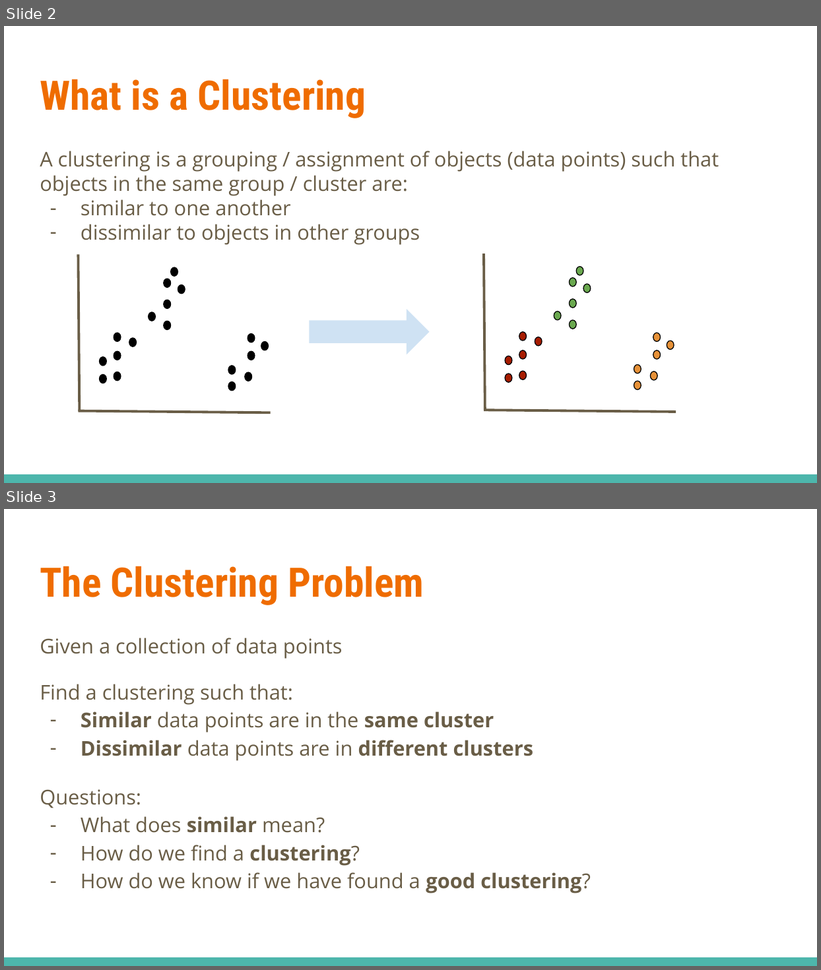
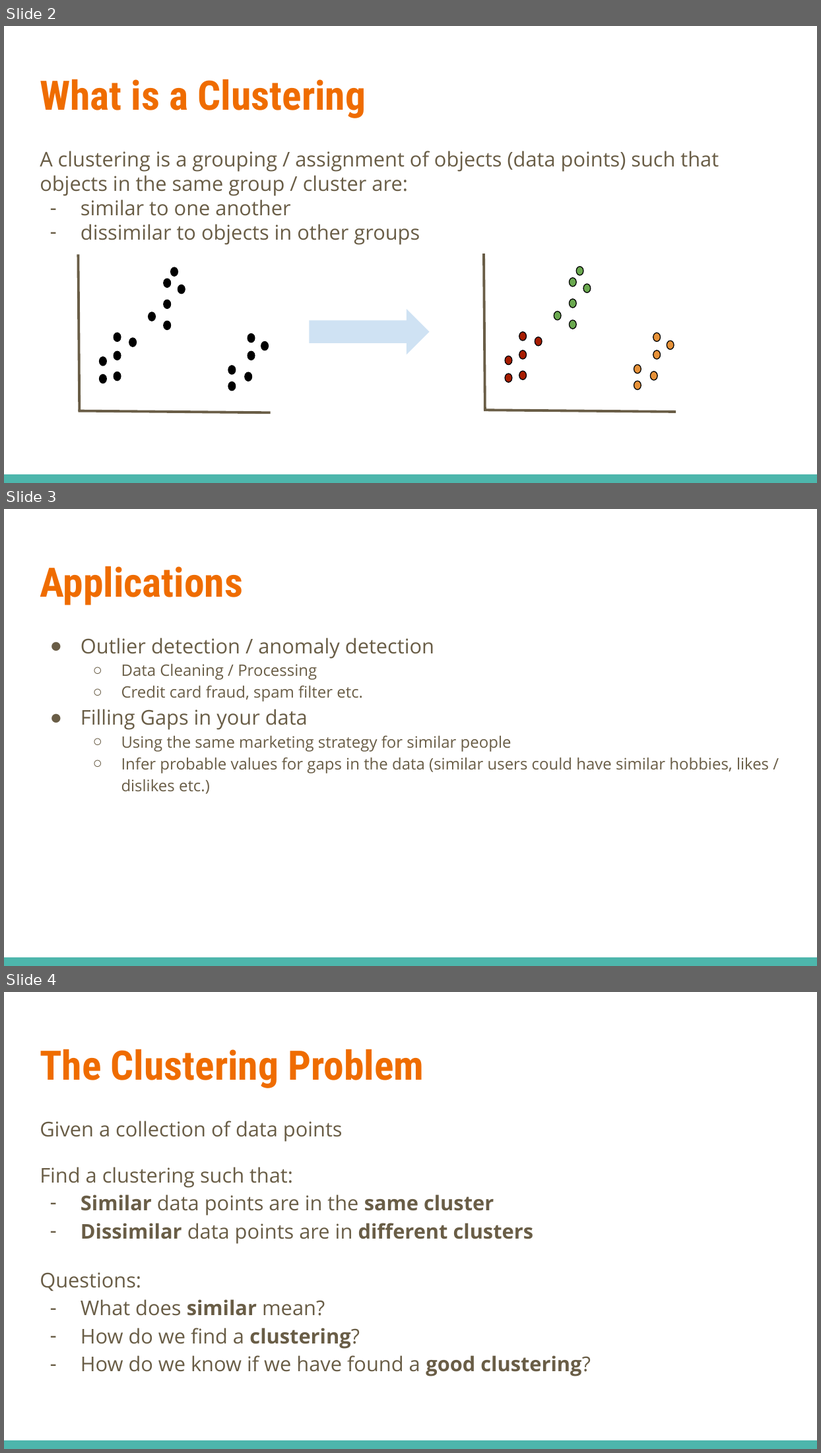
Before and after one commit to ruyuyan99/CS506-Spring2021, a slide deck: slides/Kmeans.pptx. Shown one above the other, each under a label of ours: slides 2 and 3 before the commit, slides 2, 3 and 4 after it. The pictures are 821x970 and 821x1453 pixels, drawn with LibreOffice and Linux fonts; fonts in the diff are those of the drawing. Boxes give left, top, right and bottom in pixels: in the first picture for what was removed or moved away, otherwise in the second. Text is boxed around its words. In the diff, an @@ line names an element or a change of style, - is before the commit and + after.

Commit message:
Updating kmeans slides

```diff
--- a/slides/Kmeans.pptx
+++ b/slides/Kmeans.pptx
@@ slide 3 added at (x1=4, y1=509, x2=817, y2=966), background #FFFFFF; not listed: 1 template element that a slide beside it also shows @@
@@ title added at (x1=40, y1=566, x2=243, y2=605), 36 pt, text #EF6C00, bold @@
+Applications
@@ text added at (x1=81, y1=638, x2=769, y2=794), 14 pt, text #695D46 @@
+● Outlier detection / anomaly detection
+  ○ Data Cleaning / Processing
+  ○ Credit card fraud, spam filter etc.
+● Filling Gaps in your data
+  ○ Using the same marketing strategy for similar people
+  ○ Infer probable values for gaps in the data (similar users could have similar hobbies, likes / dislikes etc.)
@@ what was slide 3 is now slide 4 @@
```
Also in this commit, not shown: 1 other file.
